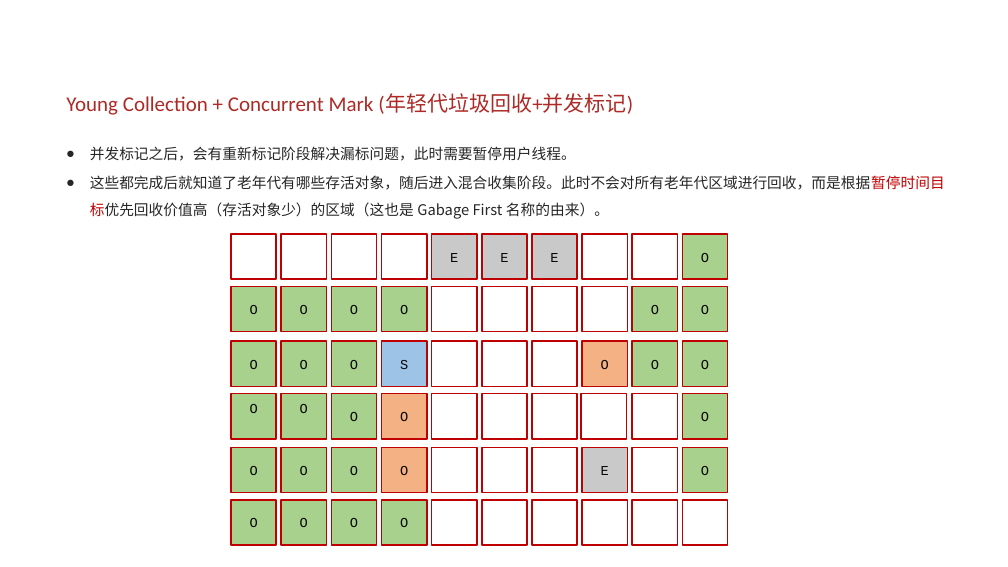
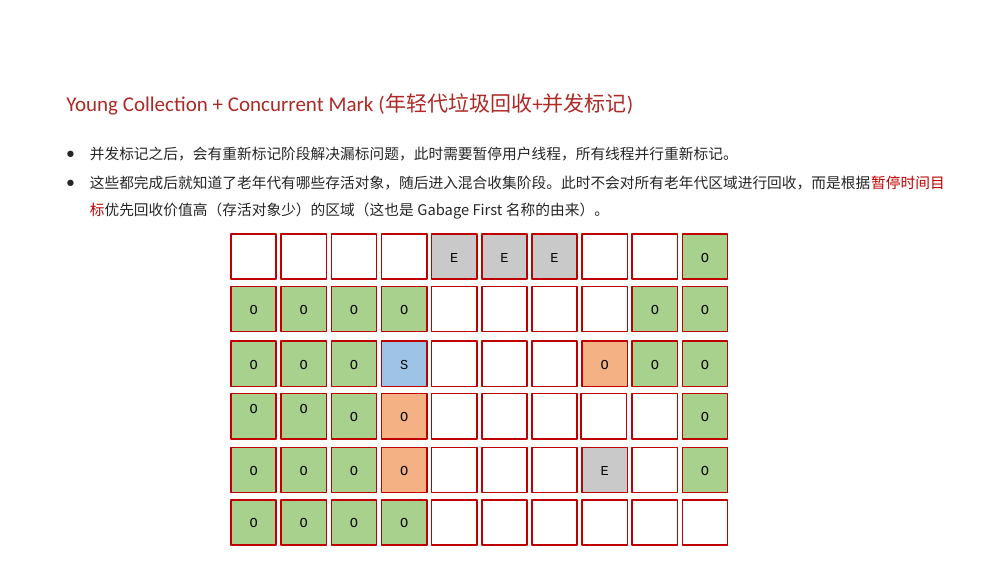
Before and after one commit to 1Stack1/note, a slide deck: slide 9 of jvm/G1垃圾回收器.pptx. Drawn at 1008x567 pixels with LibreOffice and Linux fonts; fonts in the diff are those of the drawing. Boxes give left, top, right and bottom in pixels: in the first picture for what was removed or moved away, otherwise in the second. Text is boxed around its words. In the diff, an @@ line names an element or a change of style, - is before the commit and + after.

```diff
--- a/jvm/G1垃圾回收器.pptx
+++ b/jvm/G1垃圾回收器.pptx
@@ text at <box>90,146,738,161</box>: text changed @@
-● 并发标记之后，会有重新标记阶段解决漏标问题，此时需要暂停用户线程。
+● 并发标记之后，会有重新标记阶段解决漏标问题，此时需要暂停用户线程，所有线程并行重新标记。
```
Also in this commit, not shown: 29 other files.
